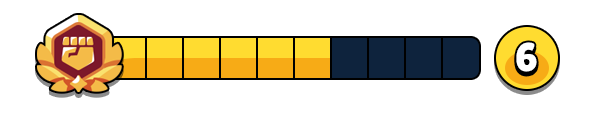
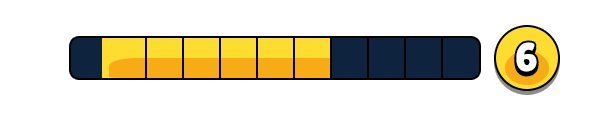
Comparing the layer stacks of the two 596x118 images. Changes:
hid group "token_gold" (2 layers) over [37, 15, 122, 92]
